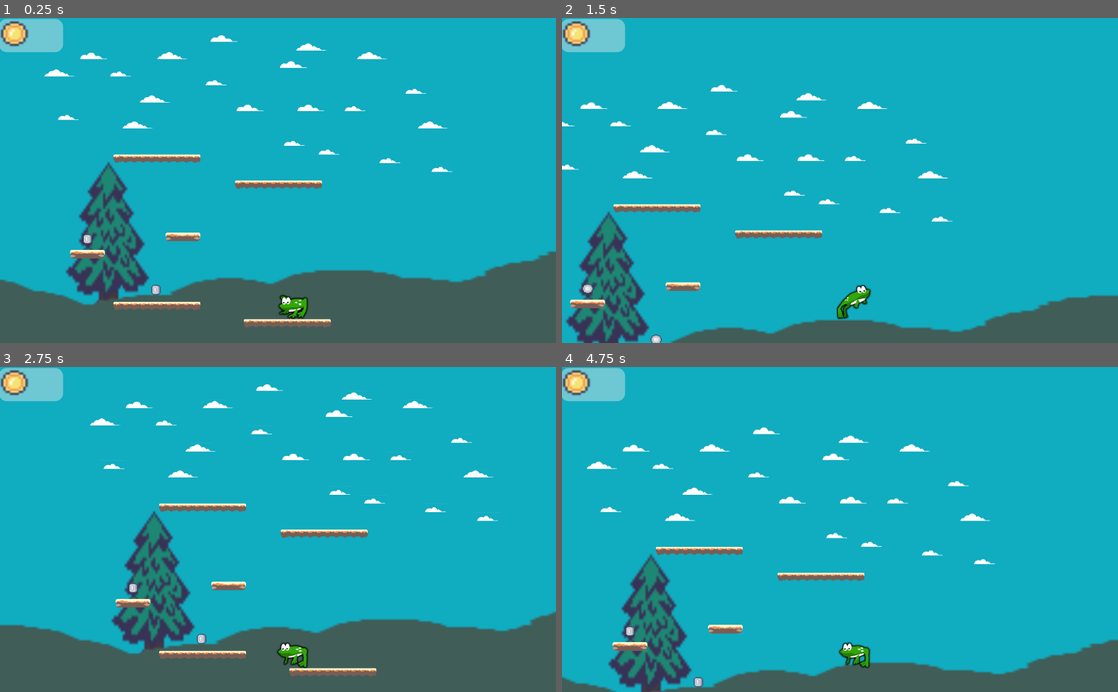
Above: before the commit, frames 1-4 (two rows, left to right).
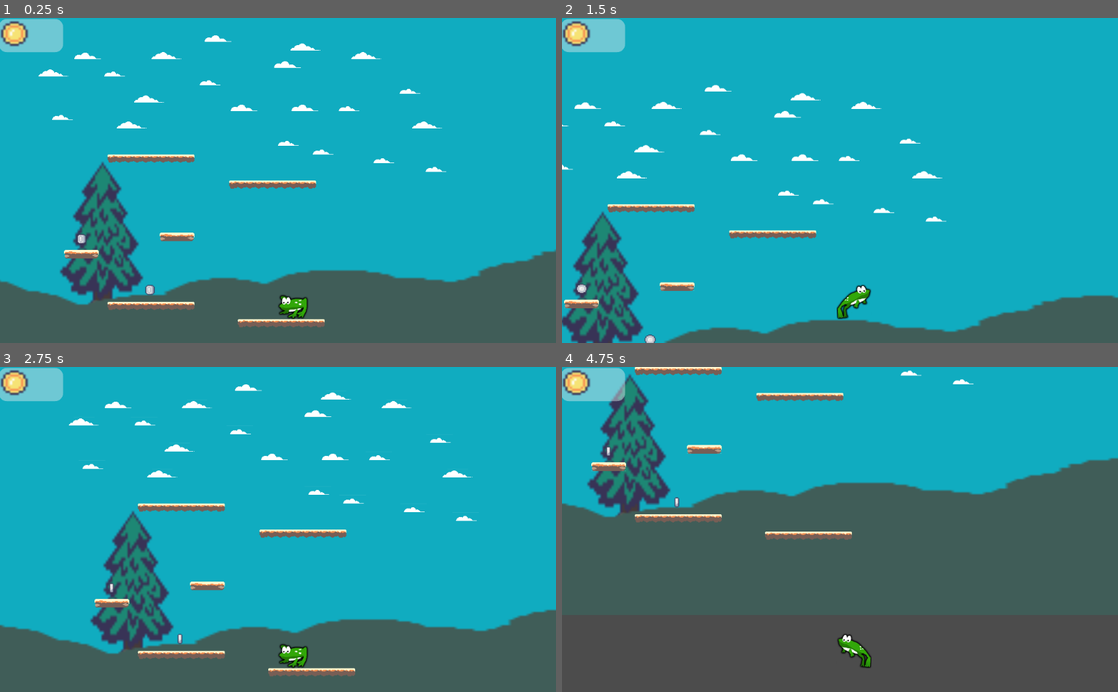
Above: after the commit, the same moments.

Repository: gabymuise/AdventurousFrog
Game: Godot game, scene res://Main.tscn
Same seed, same stepped clock (60 frames per second), same inputs: the game is played once before the commit and once after it.
Inputs:
- Up to frame 1 (0.25 s): no input
- Up to frame 2 (1.5 s): hold D (ui_right) from 0.53 s (still down); tap Space (jump) at 0.77 s
- Up to frame 3 (2.75 s): tap Space (jump) at 1.52 s; release D (ui_right) at 2.03 s; hold A (ui_left) from 2.03 s (still down)
- Up to frame 4 (4.75 s): release A (ui_left) at 2.78 s; hold D (ui_right) 2.78-4.28 s; tap Space (jump) at 3.02, 3.77, 4.52 s; hold A (ui_left) from 4.28 s (still down)

The runs differ from the first frame. In frame 1, 5.2% of the frame differs, in the area x 0-100%, y 5-96%; in frame 2, 4.7%; in frame 3, 9.5%; in frame 4, 61%, in the area x 0-100%, y 0-100%.

Commit message:
modificacion del main

Diff:
--- a/Main.tscn
+++ b/Main.tscn
@@ -228,7 +228,7 @@
 tile_data = PoolIntArray( -1179660, 32, 0, -1179651, 31, 0, -1179639, 31, 0, -1048596, 31, 0, -1048584, 34, 0, -1048574 …(1309 unchanged characters)…
 
 [node name="Player" parent="." instance=ExtResource( 2 )]
-position = Vector2( 25, 224 )
+position = Vector2( 36, 214 )
 
 [node name="Camera2D" type="Camera2D" parent="Player"]
 position = Vector2( -26, -224 )
@@ -247,7 +247,7 @@
 script = ExtResource( 5 )
 
 [node name="CollisionShape2D" type="CollisionShape2D" parent="Area2D"]
-position = Vector2( -560, 232 )
+position = Vector2( -594, 427 )
 shape = SubResource( 13 )
 
 [connection signal="body_entered" from="Area2D" to="Area2D" method="_on_Area2D_body_entered"]
